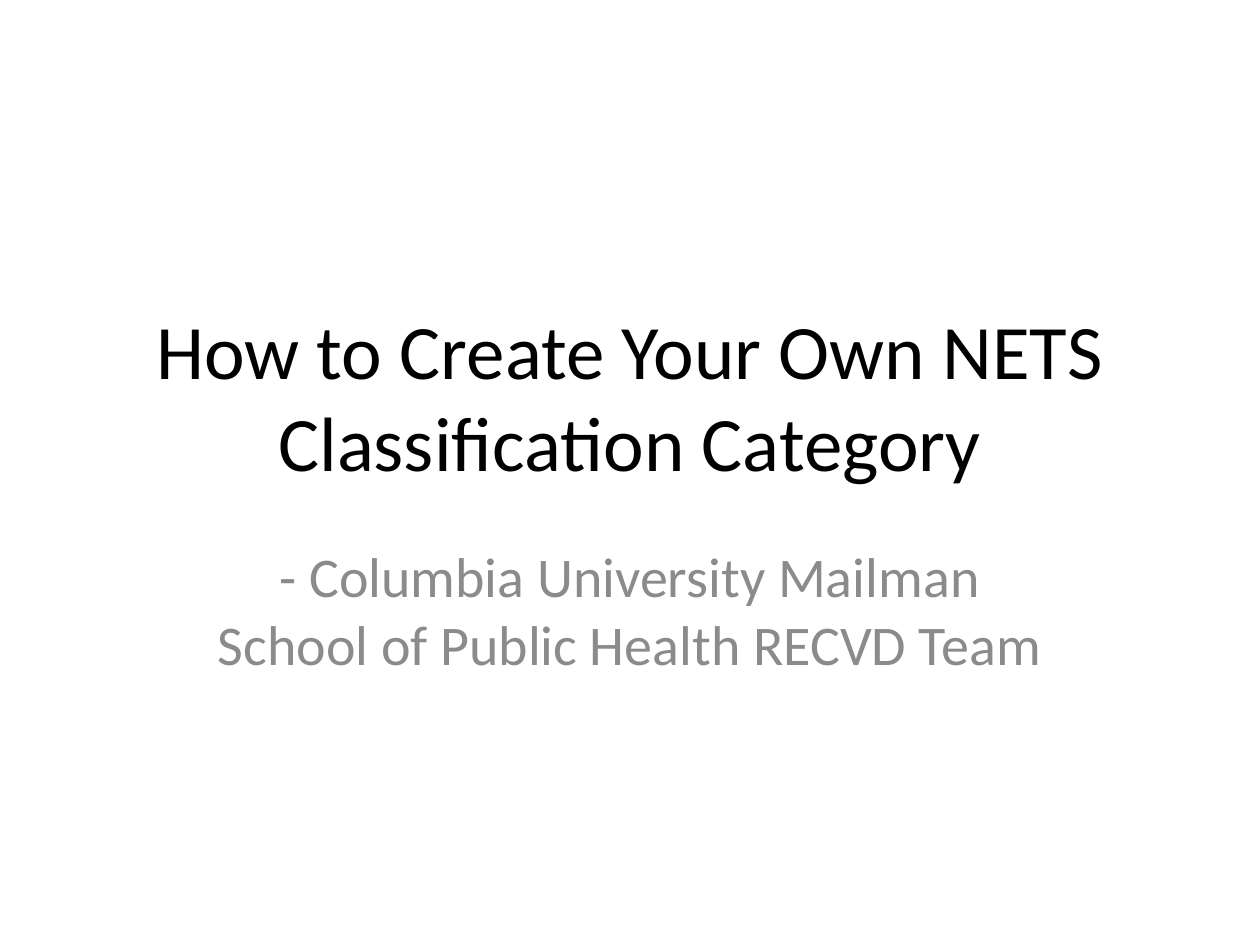
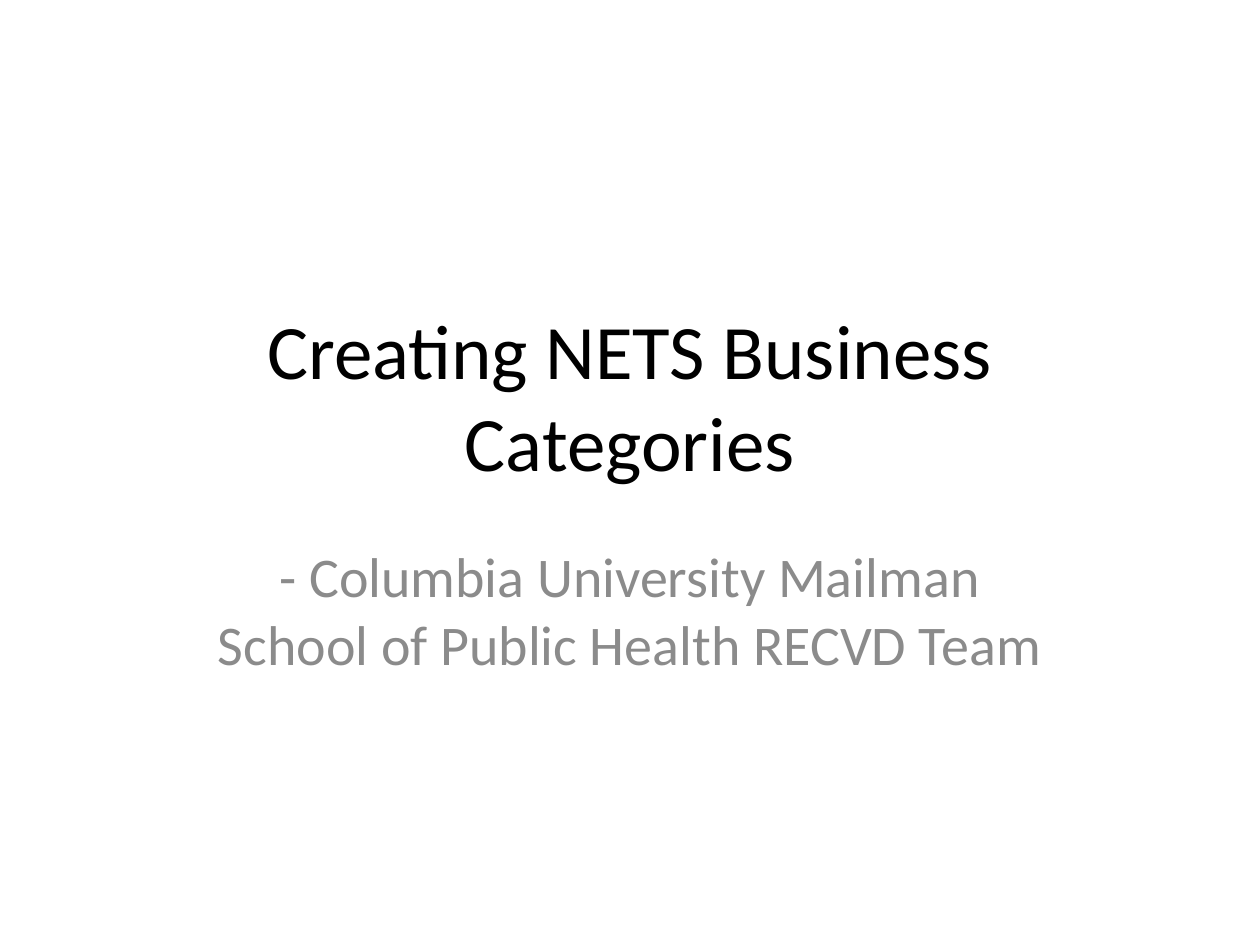
Before and after one commit to RECVD/nets_wrangle, a slide deck: slide 1 of How to Create Your Own NETS Classification Category.pptx. Drawn at 1260x945 pixels with LibreOffice and Linux fonts; fonts in the diff are those of the drawing. Boxes give left, top, right and bottom in pixels: in the first picture for what was removed or moved away, otherwise in the second. Text is boxed around its words. In the diff, an @@ line names an element or a change of style, - is before the commit and + after.

Commit message:
powerpoint detailing category design

```diff
--- a/How to Create Your Own NETS Classification Category.pptx
+++ b/How to Create Your Own NETS Classification Category.pptx
@@ title at (267,325,992,485): text changed @@
-How to Create Your Own NETS Classification Category
+Creating NETS Business Categories
```
Also in this commit, not shown: 6 other slides changed, 4 slides added, 5 slides removed.
